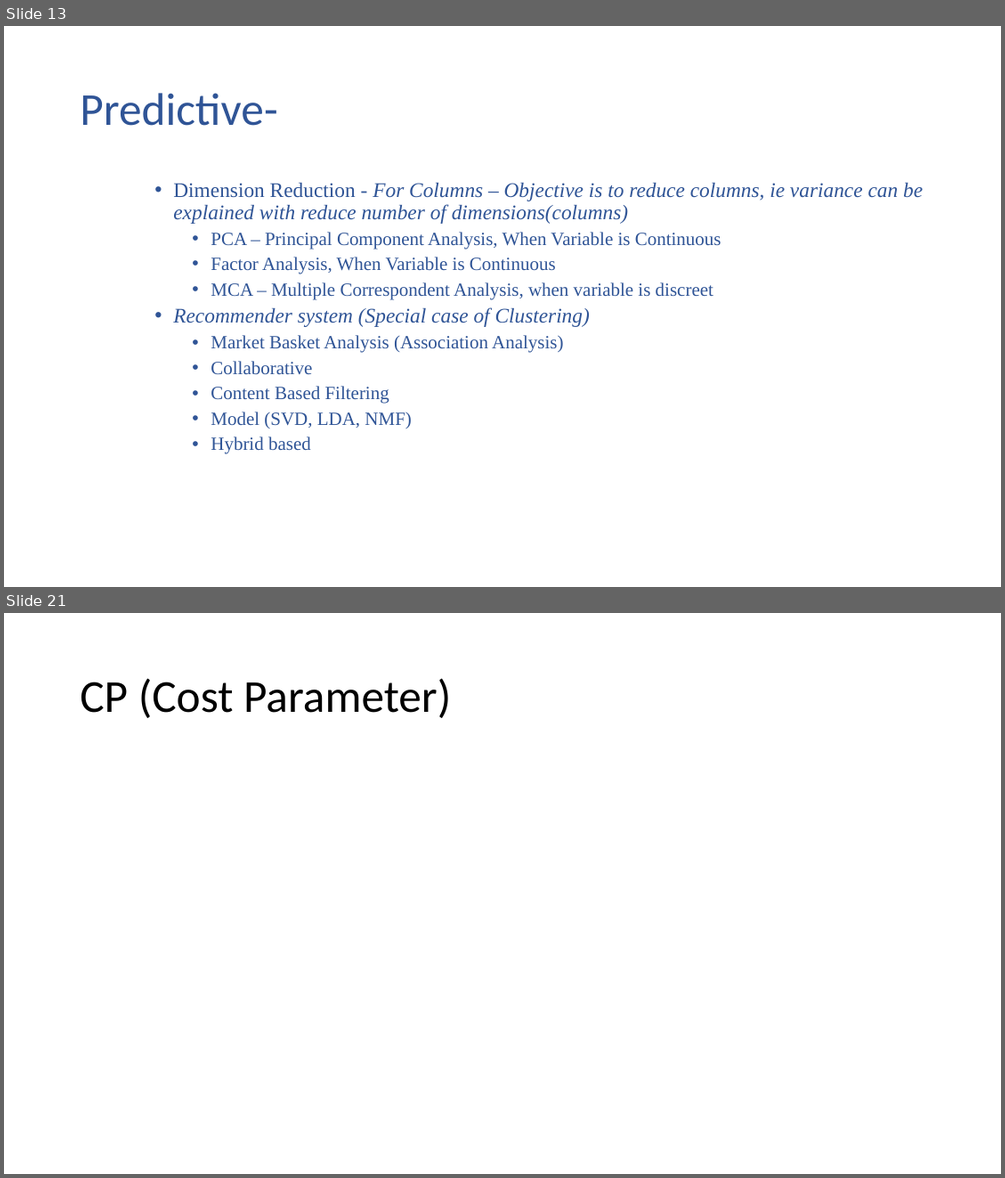
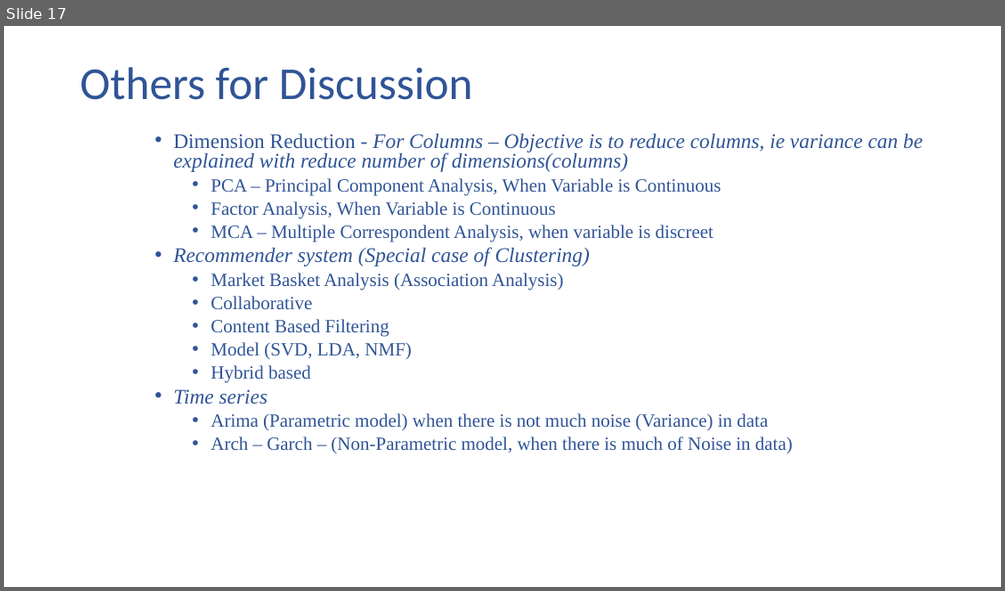
Before and after one commit to SJharbade/ML_Training, a slide deck: Docs/Basics.pptx. Shown one above the other, each under a label of ours: slides 13 and 21 before the commit, slide 17 after it; the slides between them are not shown. The pictures are 1005x1178 and 1005x591 pixels, drawn with LibreOffice and Linux fonts; fonts in the diff are those of the drawing. Boxes give left, top, right and bottom in pixels: in the first picture for what was removed or moved away, otherwise in the second. Text is boxed around its words. In the diff, an @@ line names an element or a change of style, - is before the commit and + after.

```diff
--- a/Docs/Basics.pptx
+++ b/Docs/Basics.pptx
@@ slide 21 removed at (4, 613, 1001, 1174), background #FFFFFF @@
@@ title removed at (80, 678, 451, 718) @@
-CP (Cost Parameter)
@@ what was slide 13 is now slide 17 @@
@@ slide 17 changed as well @@
@@ title at (80, 67, 473, 100): text changed @@
-Predictive-
+Others for Discussion
@@ text "Dimension Reduction - For Columns ...": place and size @@
-text "Dimension Reduction - For Columns ..." at (173, 183, 922, 454)
+text "Dimension Reduction - For Columns ..." at (173, 134, 922, 453)
@@ text at (173, 134, 922, 383): line spacing 0.9 to 0.8 @@
@@ text at (173, 389, 793, 453): paragraphs added @@
+    • Time series
+      • Arima (Parametric model) when there is not much noise (Variance) in data
+      • Arch – Garch – (Non-Parametric model, when there is much of Noise in data)
```
Also in this commit, not shown: 1 other slide changed, 11 slides added, 76 other slides removed, 8 other files.
